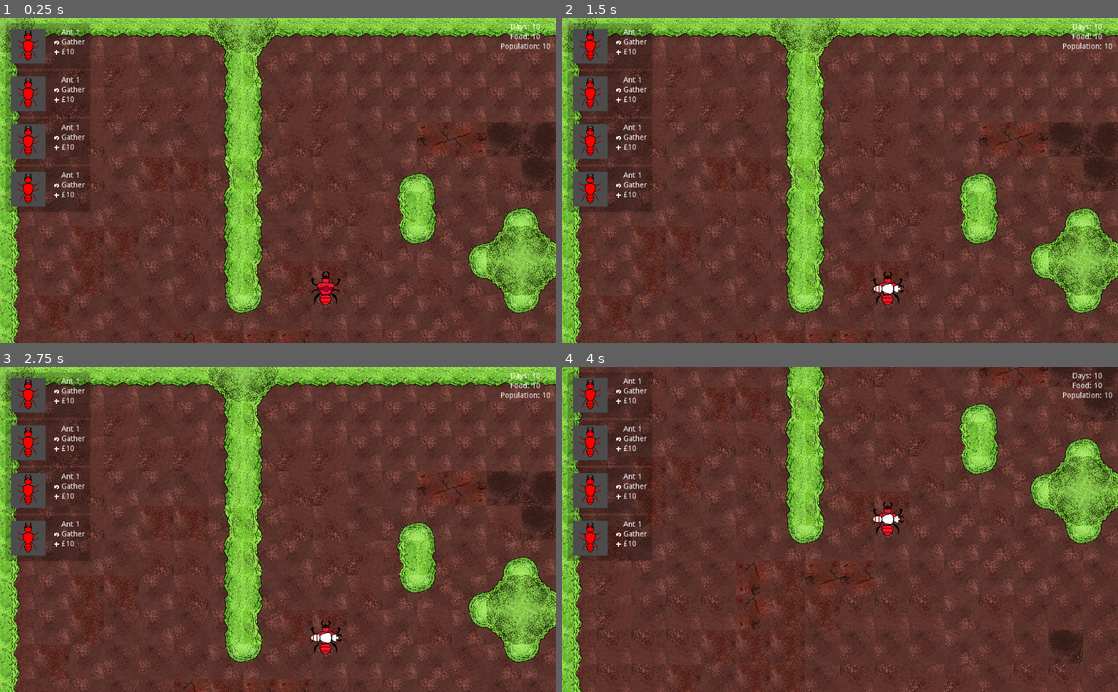
Above: before the commit, frames 1-4 (two rows, left to right).
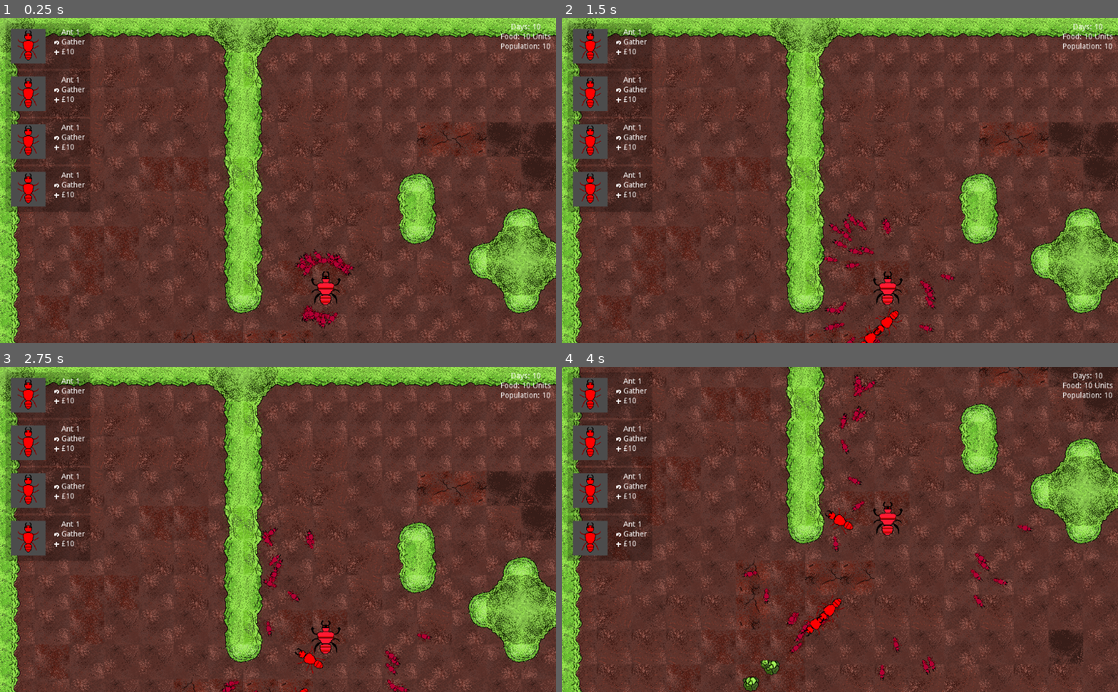
Above: after the commit, the same moments.

Repository: IBricchi/EdgeOfTheHedge
Game: Godot game, scene res://scenes/game.tscn
The game is run twice, just before and just after one commit, with the same random seed, the same clock (stepped at 60 frames per second) and the same inputs.
Inputs (mouse positions are in pixels of both pictures, inside the frame that each line leads up to):
- Up to frame 1 (0.25 s): no input
- Up to frame 2 (1.5 s): click (617, 50) at 0.52 s; click (617, 50) at 1.27 s
- Up to frame 3 (2.75 s): click (55, 399) at 2.02 s
- Up to frame 4 (4 s): move the mouse to (962, 513) at 2.77 s; hold S (camera_bottom) 2.78-3.53 s; move the mouse to (728, 545) at 3.52 s; tap Left (camera_left) at 3.6 s

The runs differ from the first frame. In frame 1, 0.8% of the frame differs, in the area x 53-99%, y 1-96%; in frame 2, 1.3%; in frame 3, 1.1%; in frame 4, 1.9%, in the area x 32-99%, y 1-100%.
Error before the commit: Parse Error: Variable "marker" already exists in this class (at line: 9). (res://scripts/ant.gd:11)
Error after the commit: Trying to assign value of type 'Vector2' to a variable of type 'Node'. (res://scripts/ant.gd:95)

Commit message:
leftover error from merge

Diff:
--- a/scripts/ant.gd
+++ b/scripts/ant.gd
@@ -5,8 +5,6 @@
 onready var sensor_area : Area2D = $Area2D
 onready var sensor : CollisionPolygon2D = $"Area2D/AntSensor"
 onready var ant_collider : CollisionPolygon2D = $"AntCollision"
-
-var marker : Resource = preload("res://scenes/marker.tscn")
 
 var marker : Resource = preload("res://scenes/marker.tscn")
 
Not shown: 2 places in scenes/game.tscn that only renumber resources
